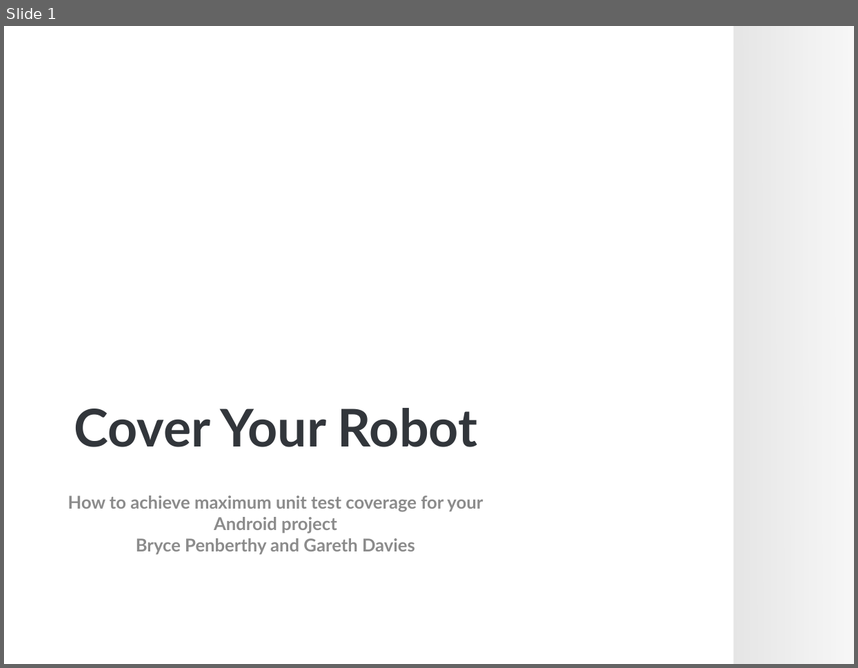
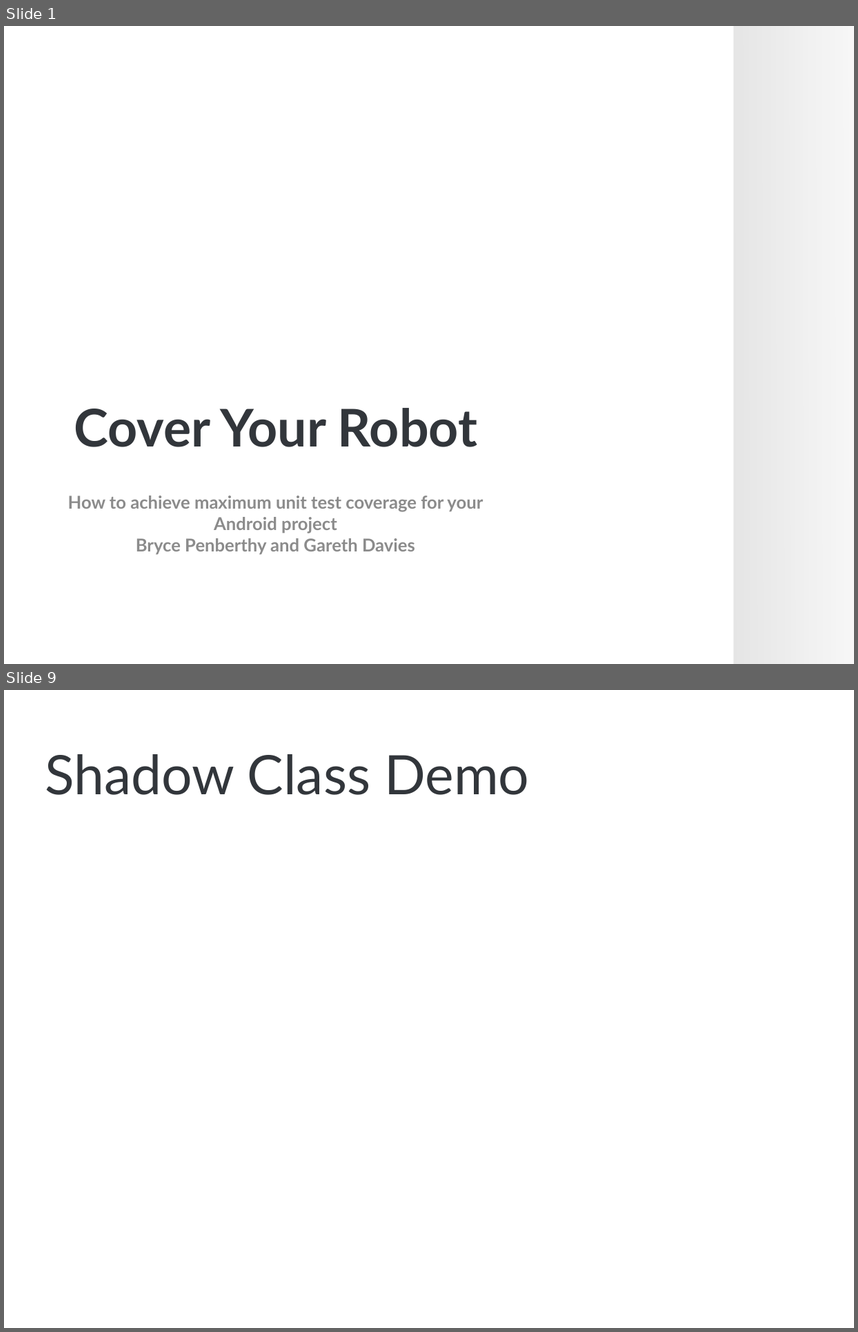
Before and after one commit to brycep/thomas, a slide deck: thomas-android/src/main/presentations/Unit Testing.pptx. Shown one above the other, each under a label of ours: slide 1 before the commit, slides 1 and 9 after it; the slides between them are not shown. The pictures are 858x668 and 858x1332 pixels, drawn with LibreOffice and Linux fonts; fonts in the diff are those of the drawing; background and template pictures are left out. Boxes give left, top, right and bottom in pixels: in the first picture for what was removed or moved away, otherwise in the second. Text is boxed around its words. In the diff, an @@ line names an element or a change of style, - is before the commit and + after.

```diff
--- a/thomas-android/src/main/presentations/Unit Testing.pptx
+++ b/thomas-android/src/main/presentations/Unit Testing.pptx
@@ slide 9 added at (4, 690, 854, 1328), background picture (left out) @@
@@ title added at (45, 754, 529, 795), 46 pt, text #32363B @@
+Shadow Class Demo
```
Also in this commit, not shown: 9 other slides added.
